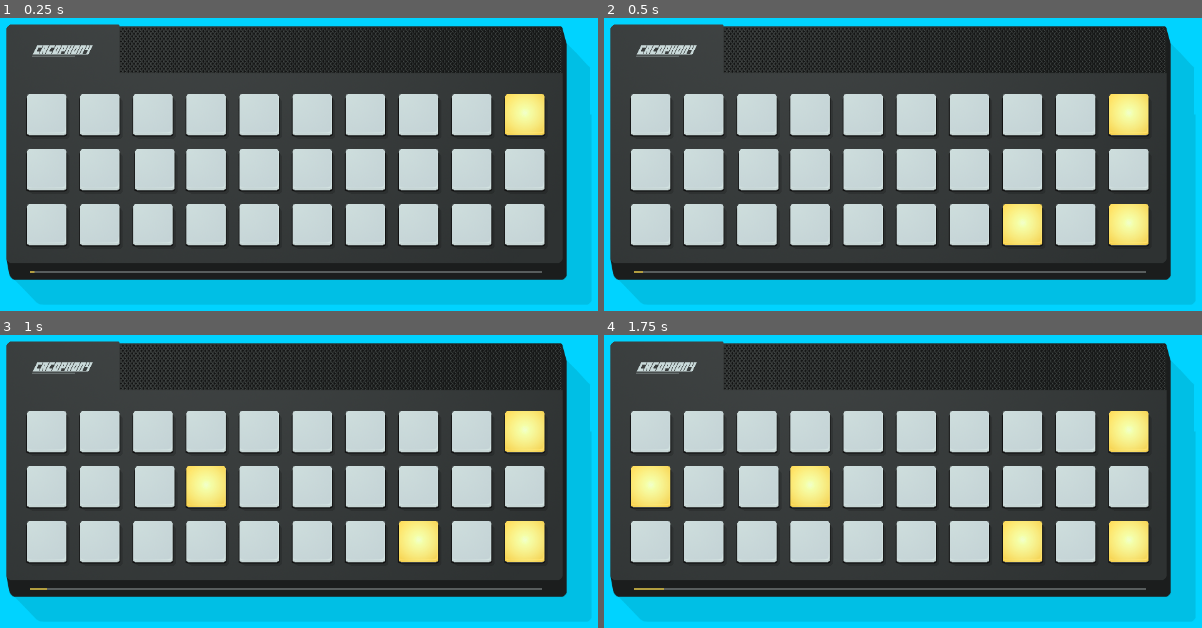
Above: before the commit, frames 1-4 (two rows, left to right).
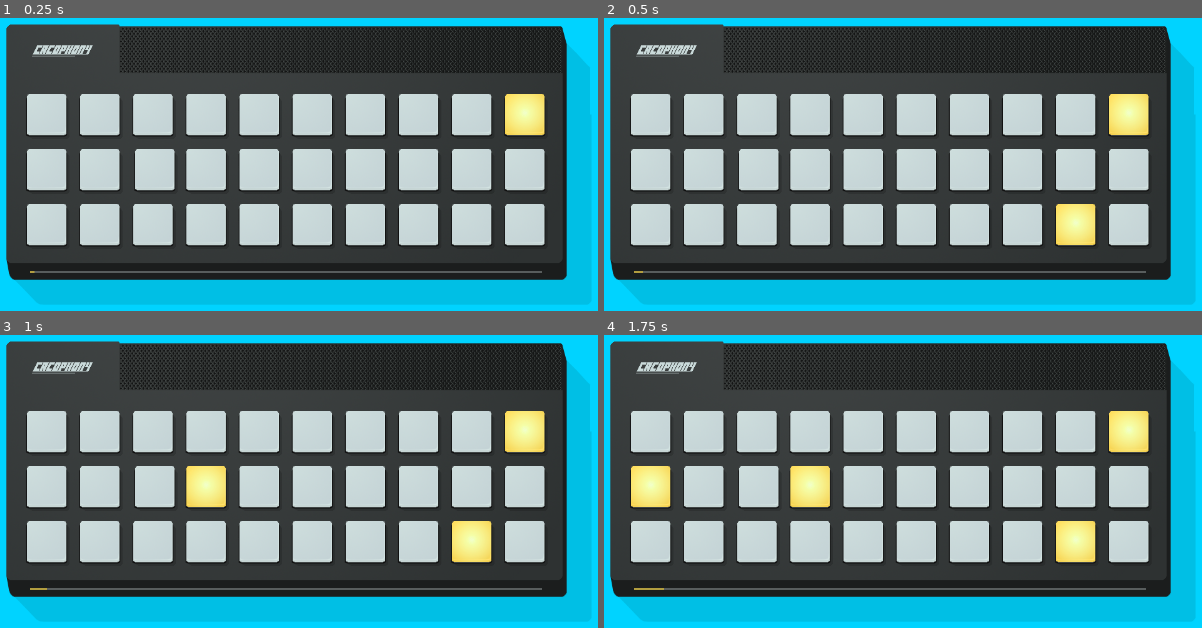
Above: after the commit, the same moments.

Repository: winterbeak/cacophony-t35x
Game: Godot game, scene res://scenes/Main.tscn
Two runs of this game, one before a commit and one after it. Both use one fixed random seed, a clock stepped at 60 frames per second and the inputs below.
Inputs:
- Up to frame 1 (0.25 s): no input
- Up to frame 2 (0.5 s): no input
- Up to frame 3 (1 s): no input
- Up to frame 4 (1.75 s): tap Enter at 1.25 s

Frame 1 is identical in both runs. In frame 2, 2.8% of the frame differs, in the area x 66-92%, y 63-78%; in frame 3, 2.8%; in frame 4, 2.8%.

Commit message:
Randomize seed

Diff:
--- a/Analog Cacophony/scripts/Main.gd
+++ b/Analog Cacophony/scripts/Main.gd
@@ -3,4 +3,5 @@
 onready var cacophony = $Cacophony
 
 func _ready() -> void:
+	randomize()
 	cacophony.start()
--- a/Analog Cacophony/scripts/components/CadenceComponent.gd
+++ b/Analog Cacophony/scripts/components/CadenceComponent.gd
@@ -6,6 +6,8 @@
 var rng: RandomNumberGenerator = RandomNumberGenerator.new()
 
 func _ready() -> void:
+	rng.randomize()
+
 	lights = [$Light1, $Light2, $Light3]
 	lights[1].position.x = Constants.LIGHT_DISTANCE_HORIZ
 	lights[2].position.x = Constants.LIGHT_DISTANCE_HORIZ * 2
--- a/Analog Cacophony/scripts/components/CountComponent.gd
+++ b/Analog Cacophony/scripts/components/CountComponent.gd
@@ -17,6 +17,8 @@
 var rng: RandomNumberGenerator = RandomNumberGenerator.new()
 
 func _ready() -> void:
+	rng.randomize()
+
 	lights = [$Light]
 	beep_sound.volume_db = SOUND_VOLUME
 	press_sound.volume_db = SOUND_VOLUME
--- a/Analog Cacophony/scripts/components/DirectionComponent.gd
+++ b/Analog Cacophony/scripts/components/DirectionComponent.gd
@@ -10,6 +10,8 @@
 const DIRECTION_VOLUME = -4
 
 func _ready() -> void:
+	rng.randomize()
+
 	lights = [$Light1, $Light2]
 	lights[1].position.x = Constants.LIGHT_DISTANCE_HORIZ * 3
 
--- a/Analog Cacophony/scripts/components/NumberComponent.gd
+++ b/Analog Cacophony/scripts/components/NumberComponent.gd
@@ -9,6 +9,8 @@
 const NUMBER_SOUND_VOLUME = -3
 
 func _ready() -> void:
+	rng.randomize()
+
 	lights = [$Light]
 
 	for sound in number_sounds:
--- a/Analog Cacophony/scripts/components/QueryComponent.gd
+++ b/Analog Cacophony/scripts/components/QueryComponent.gd
@@ -5,6 +5,8 @@
 var rng: RandomNumberGenerator = RandomNumberGenerator.new()
 
 func _ready() -> void:
+	rng.randomize()
+
 	# Lights from left to right
 	lights = [$Light1, $Light2, $Light3, $Light4]
 	for i in range(len(lights)):
